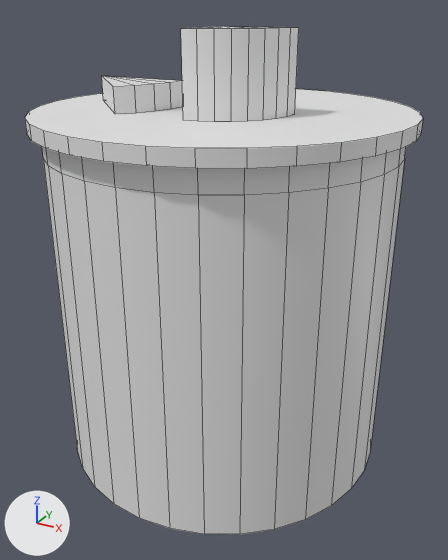
The Blender file Workfiles/Cheesejam.blend, before and after one commit.
The view is the same before and after, from a 50 mm lens placed at (0.403, -0.732, 0.122), pointed at (0.008, -0.014, -0.237). Every picture has the same lights, and +X, +Y and +Z are marked at lower left. Mesh edges are drawn as thin lines.

The older version as bpy lines, for what is in view:
```python
me_cylinder_001 = bpy.data.meshes.new('Cylinder.001')
me_cylinder_001.from_pydata(...)  # a 32-sided cylinder along z spanning x -0.234..0.234, y -0.234..0.234, z -0.225..0.225
me_cylinder_001.polygons.foreach_set('use_smooth', [True] * 34)
me_cylinder_002 = bpy.data.meshes.new('Cylinder.002')
me_cylinder_002.from_pydata(...)  # 20 vertices, 26 faces; spans x -0.0354..0.0646, y -0.0646..0.0354, z 0.0..0.1
me_cylinder_002.polygons.foreach_set('use_smooth', [True] * 26)
# faces by material slot: [24, 2]
me_cylinder_002.materials.append(mat_croute)  # white #e7e7e7
me_cylinder_002.materials.append(mat_coeur)  # white #e7e7e7
me_cylinder_004 = bpy.data.meshes.new('Cylinder.004')
me_cylinder_004.from_pydata(...)  # 12 vertices, 14 faces; spans x -0.1918..-0.056, y -0.1055..-0.0095, z 0.0..0.0332
# faces by material slot: [12, 2]
me_cylinder_004.materials.append(mat_croute)  # white #e7e7e7
me_cylinder_004.materials.append(mat_coeur)  # white #e7e7e7
ob_brie = bpy.data.objects.new('Brie', me_cylinder_004)
ob_brie.location = (0.0, 0.0, 0.0)
ob_cylinder = bpy.data.objects.new('Cylinder', me_cylinder_001)
ob_cylinder.location = (0.0, 0.0, -0.275)
ob_tome = bpy.data.objects.new('Tome', me_cylinder_002)
ob_tome.location = (0.035, -0.035, 0.0)
# also in view: 'Cylinder.001' at (0.0, 0.0, -0.025)
```
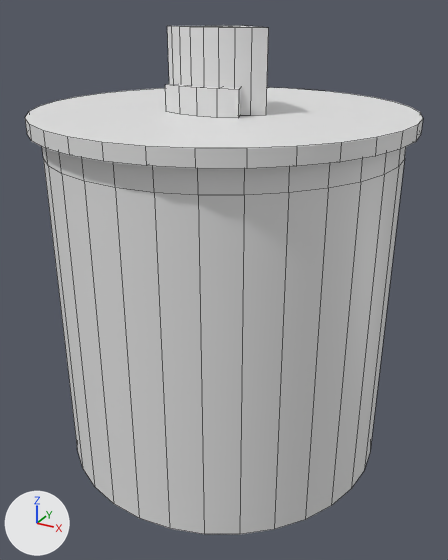
Pixel boxes (x1, y1, x2, y2) of what changed, in the pictures (448 x 560 px):
'Tome', mesh turned, moved
    before: (181, 26, 299, 122)
    after: (167, 25, 269, 116)
'Brie', mesh turned
    before: (102, 76, 183, 114)
    after: (165, 84, 241, 118)

Edits to the bpy script that builds the scene:
```text
Change me_cylinder_002:
    where me_cylinder_002.from_pydata(...)  # 20 vertices, 26 faces; spans x -0.0354..0.0646, y -0.0646..0.0354, z 0.0..0.1
    used by ob_tome; location = (0.035, -0.035, 0.0)
    me_cylinder_002 part 1: the whole mesh is turned -45 degrees about the z axis through the mesh origin
Change me_cylinder_004:
    where me_cylinder_004.from_pydata(...)  # 12 vertices, 14 faces; spans x -0.1918..-0.056, y -0.1055..-0.0095, z 0.0..0.0332
    used by ob_brie; location = (0.0, 0.0, 0.0)
    me_cylinder_004 part 2: the whole mesh is turned -67.5 degrees about the z axis through its middle, then moved by (0.1055, 0.0443, 0.0)
Change ob_tome:
    ob_tome.location: (0.035, -0.035, 0.0) -> (0.0, 0.0, 0.0)
```
